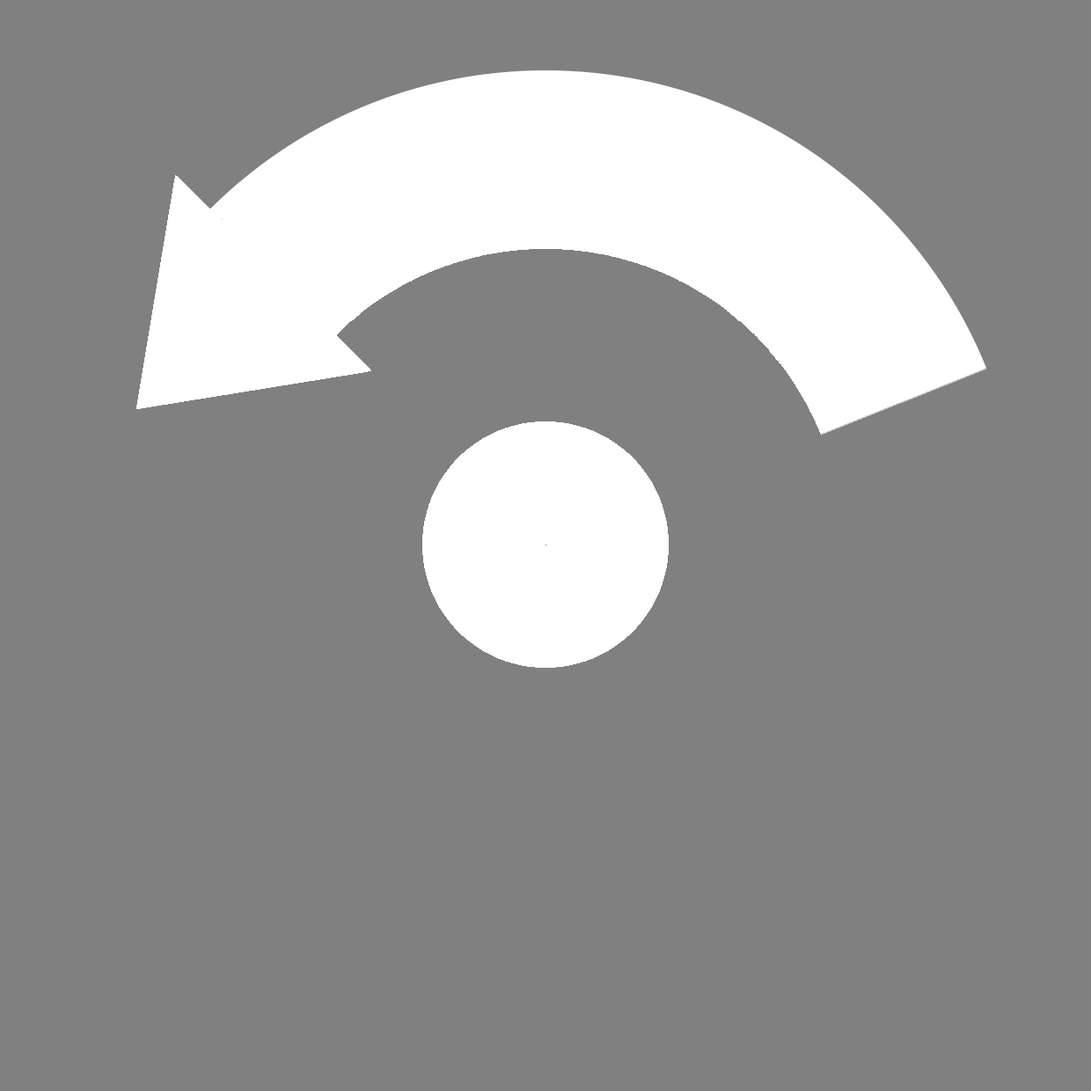
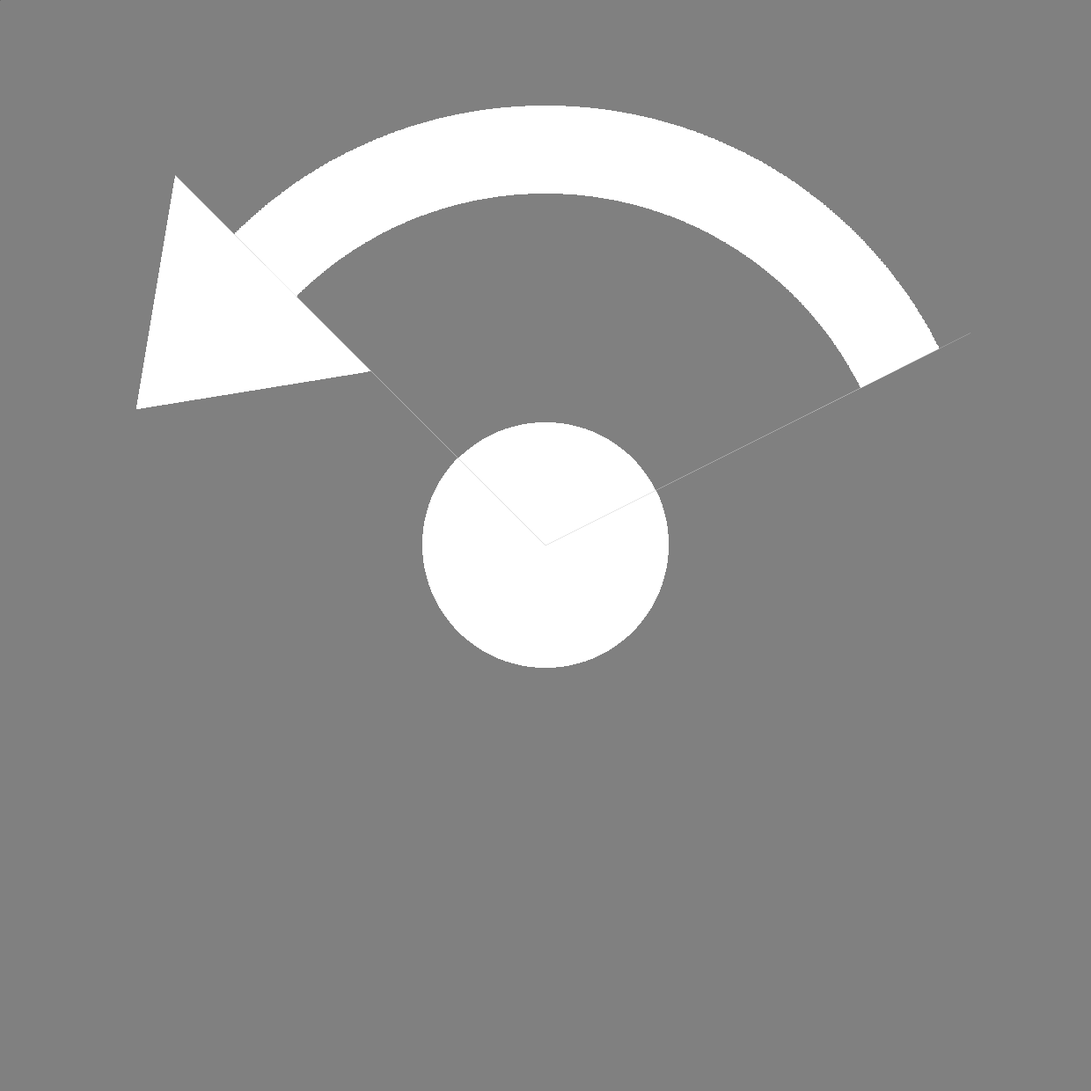
The second 1091×1091 image is a revision of the first. Changes to its layers:
painted on "Layer 1 Frame" (1st of 2) over [175, 70, 988, 546]
